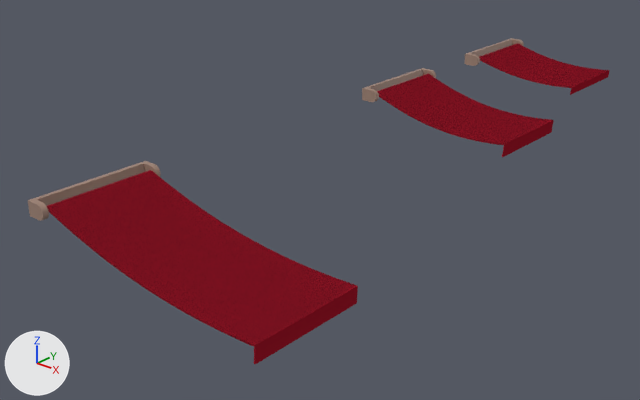
One commit to the Blender file Modelli statici/Tenda/Tende-varie-misure.blend: the scene before it, then after it.
Rendered twice from a 50 mm camera at (8.57, -11.45, 5.59) aimed at (-1.68, 0.33, -1.07). The lights are fixed; the arrows at lower left show +X, +Y and +Z. The same objects are shown in both versions, whatever each file hides.

The scene before the commit, as lines of its bpy script (objects in view):
```python
ob_awning_001 = bpy.data.objects.new('Awning.001', me_plane_003)
ob_awning_001.location = (-0.89, 4.0, 0.08)
ob_awning_001.rotation_euler = (-0.0207, 0.134, 0.00146)  # degrees (-1.2, 7.7, 0.1)
ob_awning_002 = bpy.data.objects.new('Awning.002', me_plane_001)
ob_awning_002.location = (-0.26, -4.0, 0.0)
ob_awning_002.rotation_euler = (-0.0207, 0.134, 0.00146)  # degrees (-1.2, 7.7, 0.1)
ob_awning_003 = bpy.data.objects.new('Awning.003', me_plane_004)
ob_awning_003.location = (-0.89, 8.0, 0.08)
ob_awning_003.rotation_euler = (-0.0207, 0.134, 0.00146)  # degrees (-1.2, 7.7, 0.1)
ob_awning_holder_001 = bpy.data.objects.new('Awning holder.001', me_mesh)
ob_awning_holder_001.location = (-2.48, 2.99, 0.25)
ob_awning_holder_001.rotation_euler = (1.571, 0.0, 0.0)  # degrees (90, 0, 0)
ob_awning_holder_001.scale = (0.129, 0.129, 0.129)
ob_awning_holder_002 = bpy.data.objects.new('Awning holder.002', me_mesh)
ob_awning_holder_002.location = (-2.48, -5.01, 0.25)
ob_awning_holder_002.rotation_euler = (1.571, 0.0, 0.0)  # degrees (90, 0, 0)
ob_awning_holder_002.scale = (0.129, 0.129, 0.129)
ob_awning_holder_003 = bpy.data.objects.new('Awning holder.003', me_mesh_001)
ob_awning_holder_003.location = (-2.48, 6.99, 0.25)
ob_awning_holder_003.rotation_euler = (1.571, 0.0, 0.0)  # degrees (90, 0, 0)
ob_awning_holder_003.scale = (0.129, 0.129, 0.129)
```
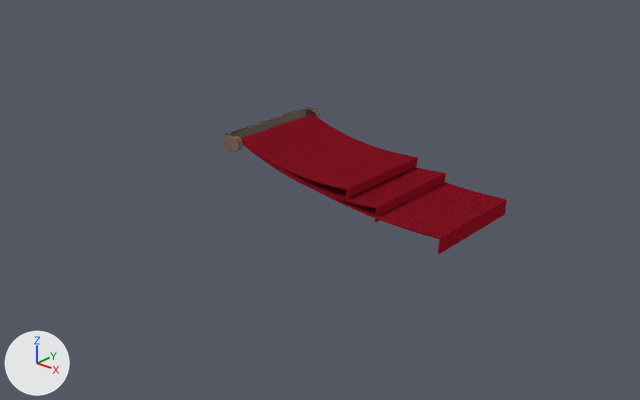
Commit message: Aggiunte tende più corte e chiuse

The change in detail:
Object 'Awning.001' (ob_awning_001) moves from (-0.89, 4.0, 0.08) to (-0.89, 0.0, 0.08).
Object 'Awning holder.001' (ob_awning_holder_001) moves from (-2.48, 2.99, 0.25) to (-2.48, -1.01, 0.25).
Object 'Awning.003' (ob_awning_003) moves from (-0.89, 8.0, 0.08) to (-0.89, 0.0, 0.08).
Object 'Awning holder.003' (ob_awning_holder_003) moves from (-2.48, 6.99, 0.25) to (-2.48, -1.01, 0.25).
Object 'Awning.002' (ob_awning_002) moves from (-0.26, -4.0, 0.0) to (-0.26, 0.0, 0.0).
Object 'Awning holder.002' (ob_awning_holder_002) moves from (-2.48, -5.01, 0.25) to (-2.48, -1.01, 0.25).

Boxes (x1, y1, x2, y2) around the edits, measured in the pictures (640 x 400 px):
'Awning.002', moved
    before: (47, 170, 358, 364)
    after: (241, 115, 507, 254)
'Awning.003', moved
    before: (479, 43, 610, 95)
    after: (258, 125, 418, 199)
'Awning.001', moved
    before: (377, 74, 554, 157)
    after: (241, 114, 446, 222)
'Awning holder.002', moved
    before: (28, 161, 161, 221)
    after: (224, 107, 320, 151)
'Awning holder.003', moved
    before: (464, 38, 524, 66)
    after: (224, 108, 320, 151)
'Awning holder.001', moved
    before: (362, 68, 436, 102)
    after: (224, 107, 310, 146)
